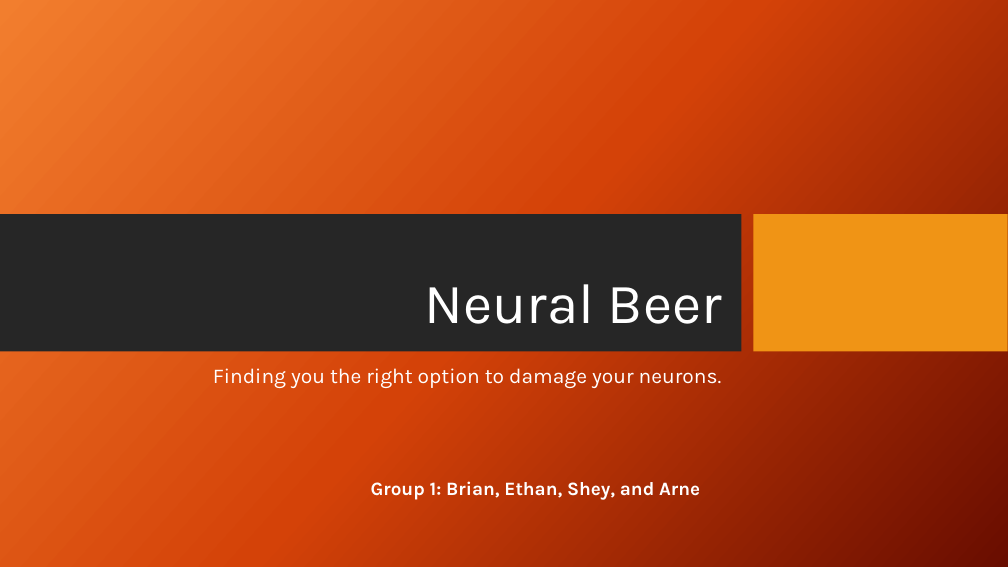
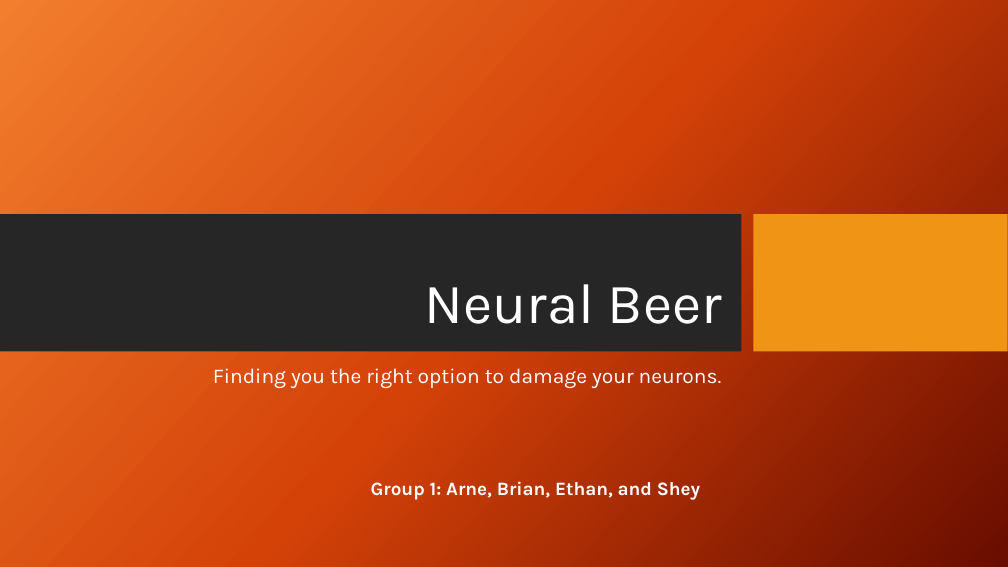
Before and after one commit to brbales/brews_and_views, a slide deck: slide 1 of Neural Beer_Working_042318.pptx. Drawn at 1008x567 pixels with LibreOffice and Linux fonts; fonts in the diff are those of the drawing; background and template pictures are left out. Boxes give left, top, right and bottom in pixels: in the first picture for what was removed or moved away, otherwise in the second. Text is boxed around its words. In the diff, an @@ line names an element or a change of style, - is before the commit and + after.

```diff
--- a/Neural Beer_Working_042318.pptx
+++ b/Neural Beer_Working_042318.pptx
@@ text at (371,481,700,500): text changed @@
-Group 1: Brian, Ethan, Shey, and Arne
+Group 1: Arne, Brian, Ethan, and Shey
```
Also in this commit, not shown: 1 other slide changed.
